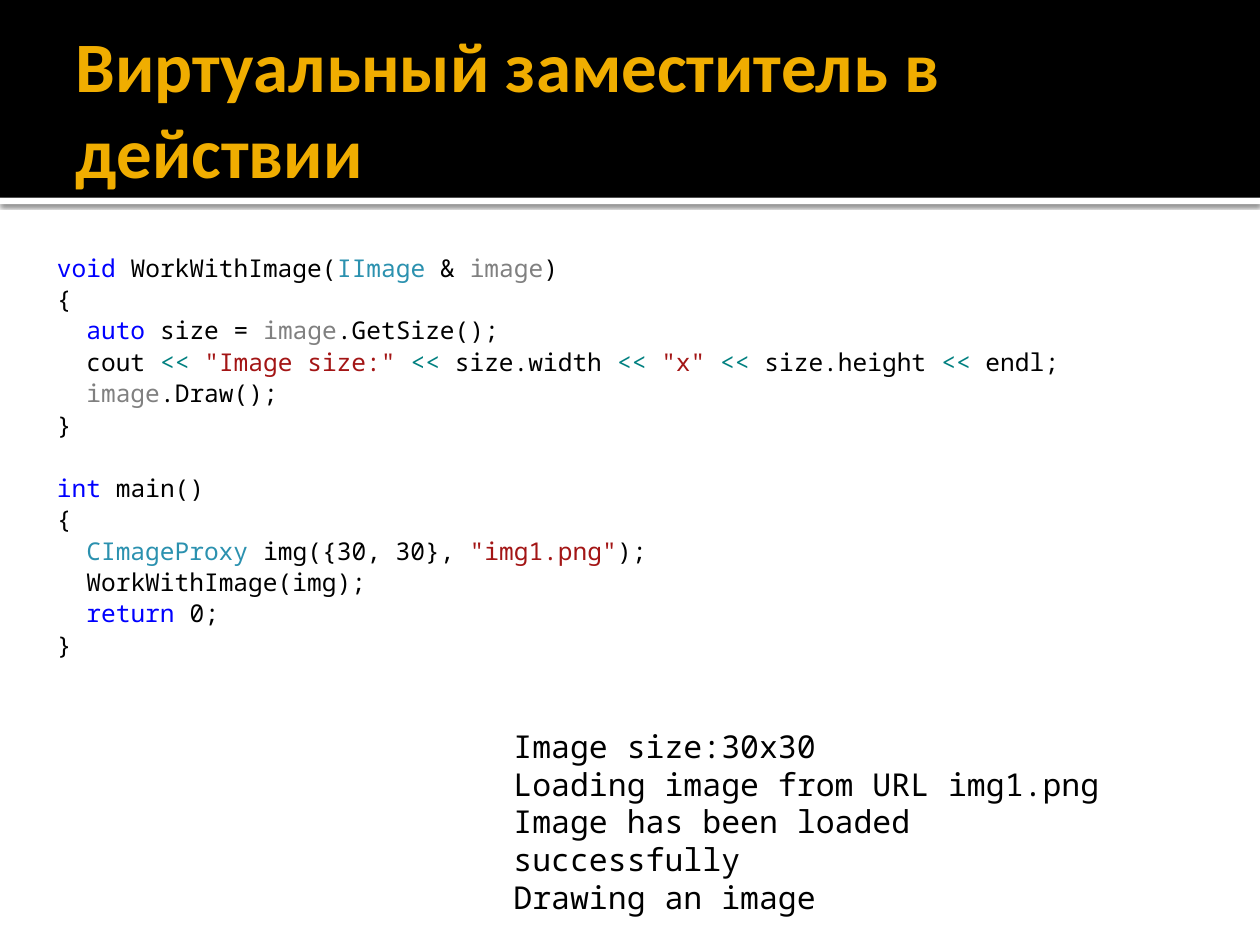
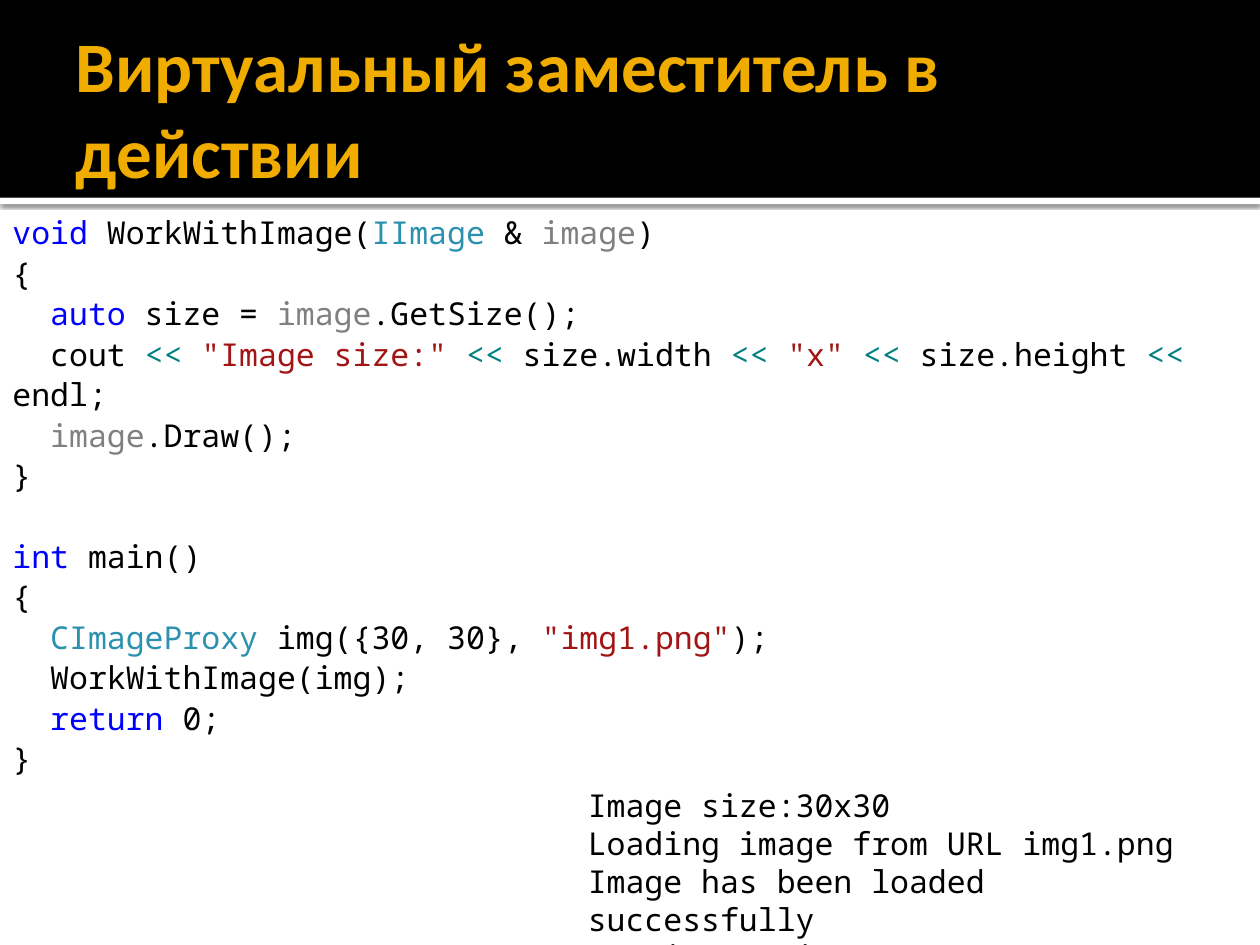
Before and after one commit to iv-sergius/ood, a slide deck: slide 13 of lectures/12.proxy/proxy.pptx. Drawn at 1260x945 pixels with LibreOffice and Linux fonts; fonts in the diff are those of the drawing. Boxes give left, top, right and bottom in pixels: in the first picture for what was removed or moved away, otherwise in the second. Text is boxed around its words. In the diff, an @@ line names an element or a change of style, - is before the commit and + after.

Commit message:
Обновлёна лекция по паттерну "Заместитель"

```diff
--- a/lectures/12.proxy/proxy.pptx
+++ b/lectures/12.proxy/proxy.pptx
@@ text "void WorkWithImage(IImage & image)" moved from (x1=57, y1=258, x2=1059, y2=626) to (x1=12, y1=220, x2=1128, y2=735) @@
@@ text "void WorkWithImage(IImage & image)" at (x1=12, y1=220, x2=1128, y2=735): size 14 to 18 pt @@
@@ text "Image size:30x30" rewrapped from (x1=513, y1=734, x2=1099, y2=917) to (x1=588, y1=793, x2=1173, y2=939) @@
```
Also in this commit, not shown: 14 other slides changed.
